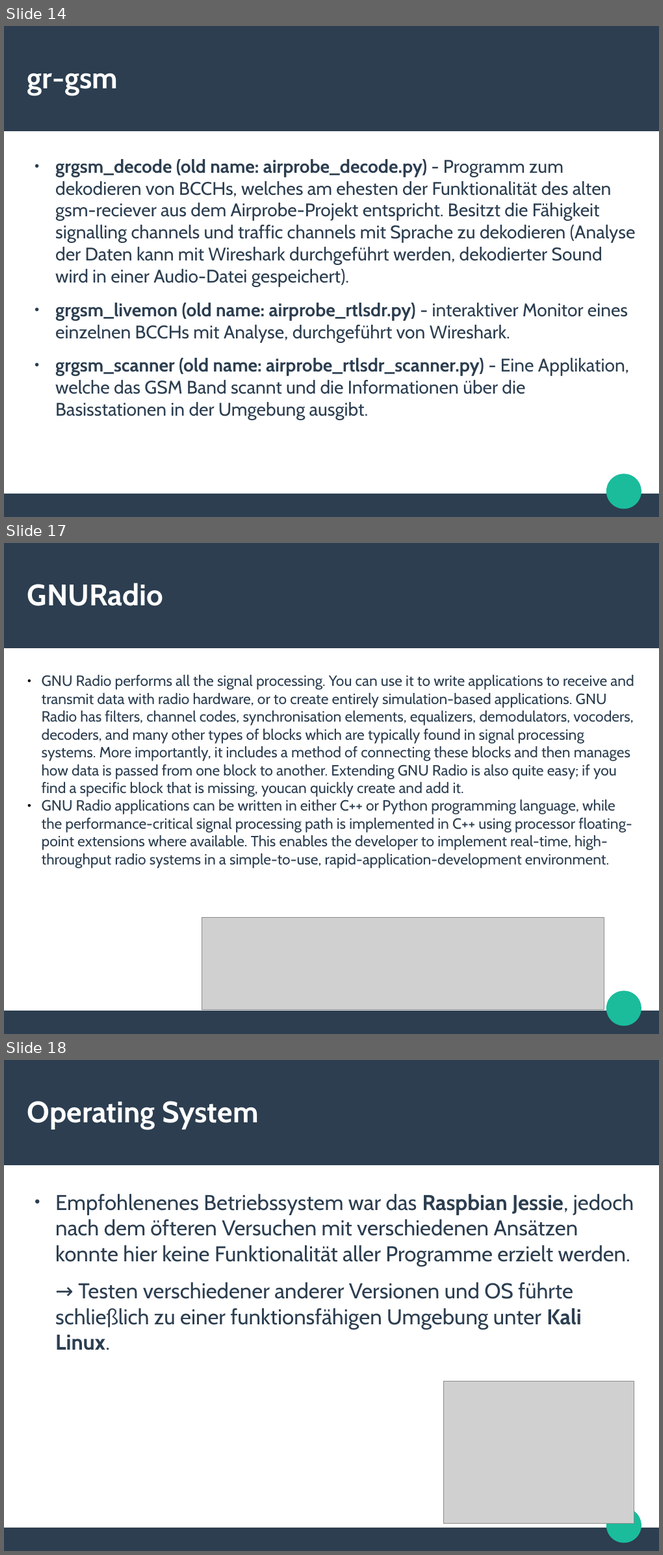
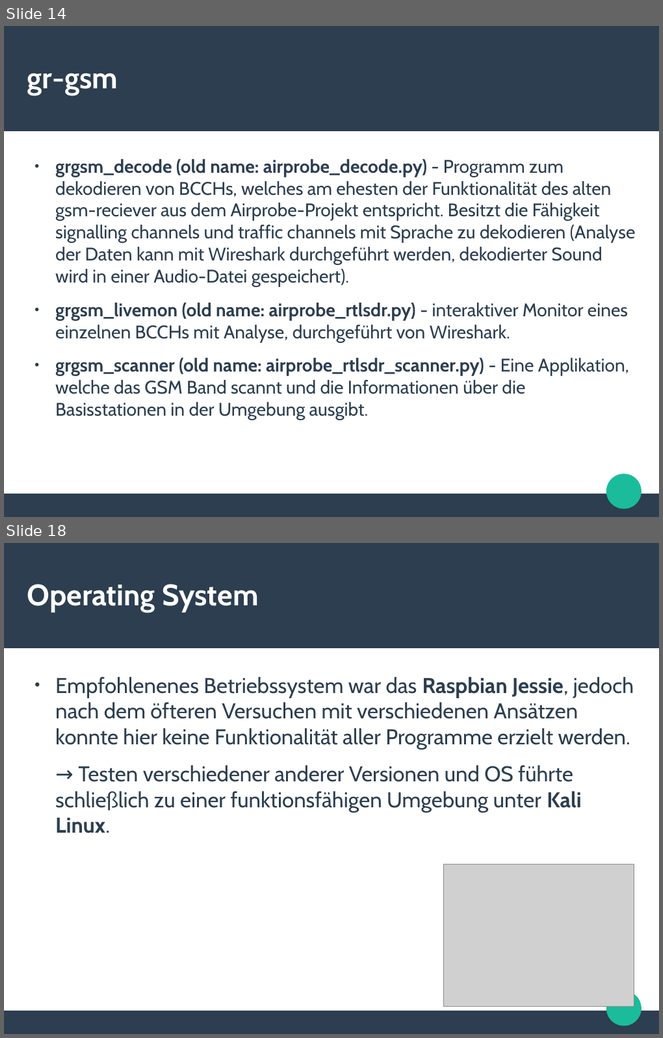
Before and after one commit to ookk2011/GrGsm-Gui, a slide deck: Präsentation_Projektarbeit.odp. Shown one above the other, each under a label of ours: slides 14, 17 and 18 before the commit, slides 14 and 18 after it; the slides between them are not shown. The pictures are 663x1555 and 663x1038 pixels, drawn with LibreOffice and Linux fonts; fonts in the diff are those of the drawing; grey boxes stand for pictures. Boxes give left, top, right and bottom in pixels: in the first picture for what was removed or moved away, otherwise in the second. Text is boxed around its words. In the diff, an @@ line names an element or a change of style, - is before the commit and + after.

```diff
--- a/Präsentation_Projektarbeit.odp
+++ b/Präsentation_Projektarbeit.odp
@@ slide 17 removed at (4, 543, 659, 1034), background #FFFFFF; not listed: 3 template elements that a slide beside it also shows @@
@@ title removed at (27, 583, 163, 606) @@
-GNURadio
@@ subtitle removed at (42, 675, 634, 869) @@
-● GNU Radio performs all the signal processing. You can use it to write applications to receive and transmit data with radio hardware, or to create entirely simulation-based applications. GNU Radio has filters, channel codes, synchronisation elements, equalizers, demodulators, vocoders, decoders, and many other types of blocks which are typically found in signal processing systems. More importantly, it includes a method of connecting these blocks and then manages how data is passed from one block to another. Extending GNU Radio is also quite easy; if you find a specific block that is missing, youcan quickly create and add it.
-● GNU Radio applications can be written in either C++ or Python programming language, while the performance-critical signal processing path is implemented in C++ using processor floating-point extensions where available. This enables the developer to implement real-time, high-throughput radio systems in a simple-to-use, rapid-application-development environment.
@@ picture removed at (202, 917, 605, 1010) @@
```
Also in this commit, not shown: 2 slides changed, 1 slide added.
